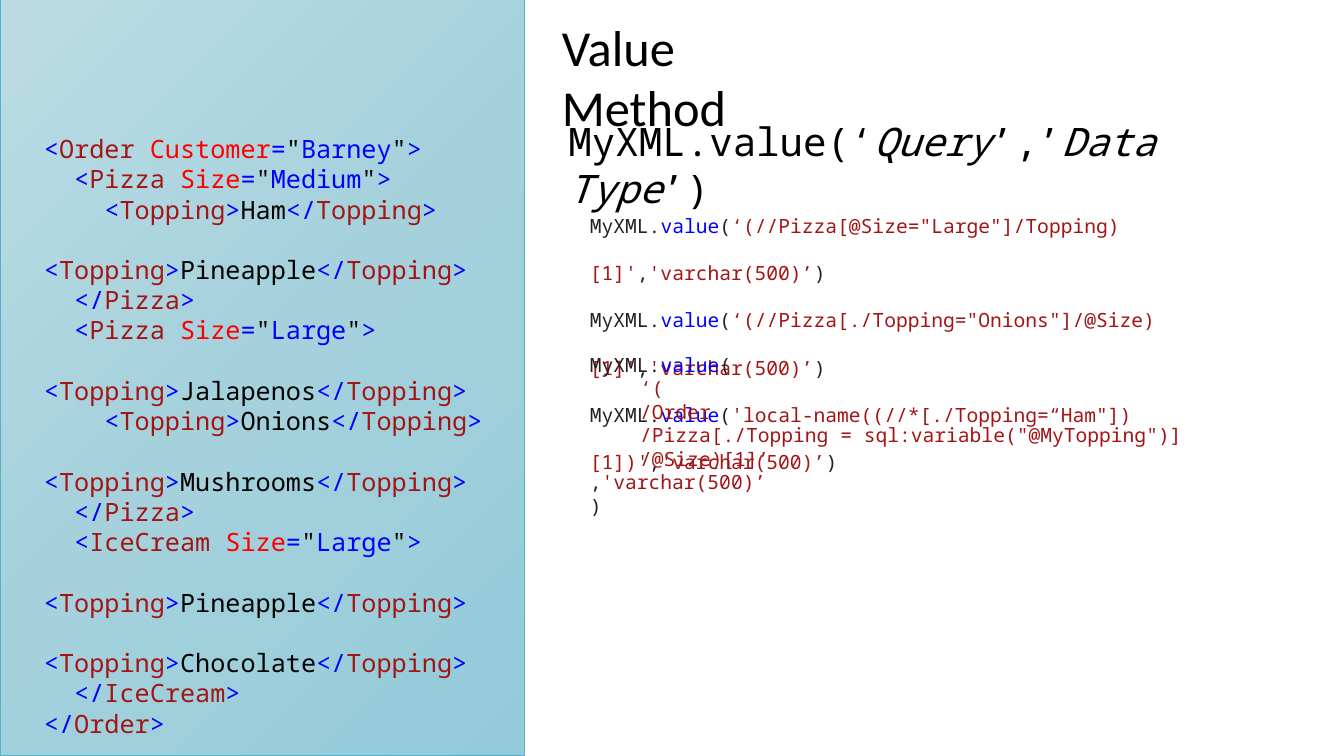
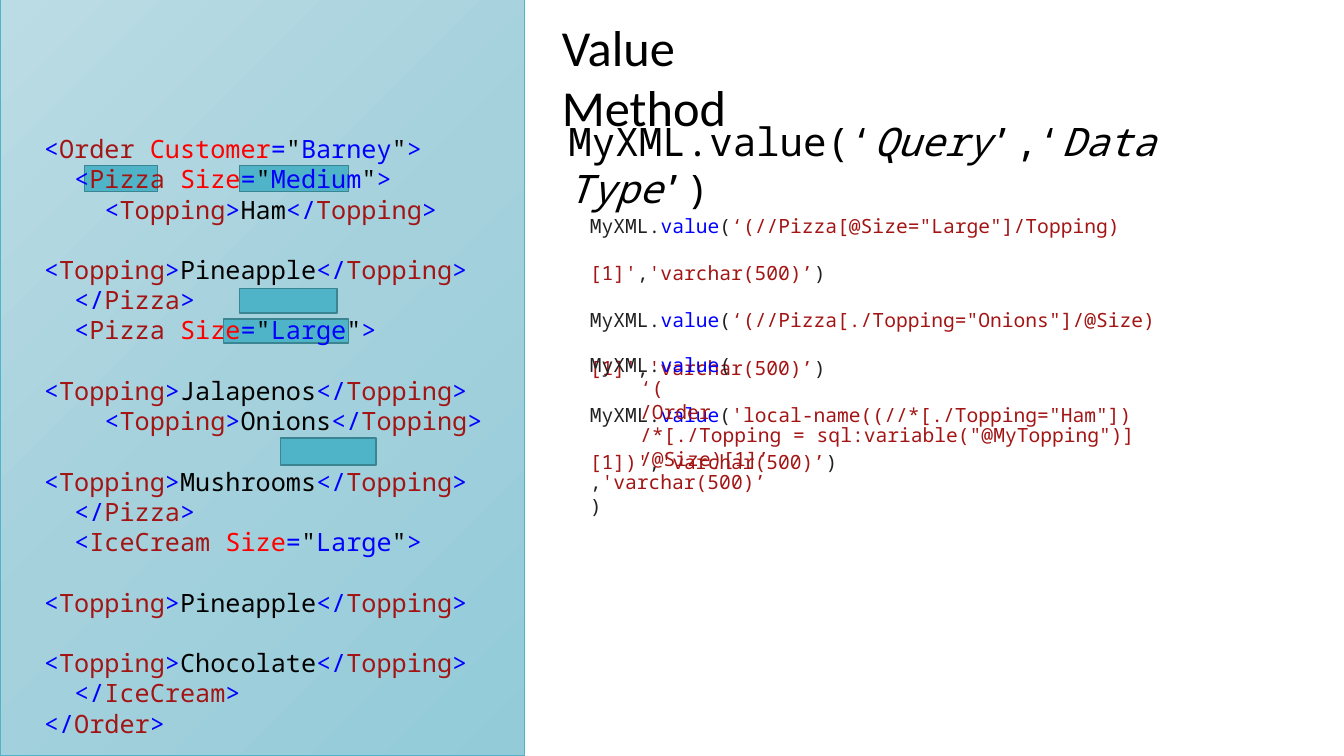
Before and after one commit to BarneyLawrence/XML-Queries-In-SQL-Server, a slide deck: slide 9 of Lightning Talk - An Introduction to Querying XML With T-SQL.pptx. Drawn at 1344x756 pixels with LibreOffice and Linux fonts; fonts in the diff are those of the drawing. Boxes give left, top, right and bottom in pixels: in the first picture for what was removed or moved away, otherwise in the second. Text is boxed around its words. In the diff, an @@ line names an element or a change of style, - is before the commit and + after.

Commit message:
Changes for Data Ceili

```diff
--- a/Lightning Talk - An Introduction to Querying XML With T-SQL.pptx
+++ b/Lightning Talk - An Introduction to Querying XML With T-SQL.pptx
@@ text at (568, 119, 1156, 213): text changed @@
-MyXML.value(‘Query’,’Data Type’)
+MyXML.value(‘Query’,‘Data Type’)
@@ rectangle added at (85, 166, 157, 193), fill #50B4C8, outline #3B8594 1 pt @@
@@ rectangle added at (240, 166, 349, 193), fill #50B4C8, outline #3B8594 1 pt @@
@@ rectangle added at (240, 289, 338, 314), fill #50B4C8, outline #3B8594 1 pt @@
@@ rectangle added at (223, 320, 349, 344), fill #50B4C8, outline #3B8594 1 pt @@
@@ text at (590, 404, 1132, 475): text changed @@
-MyXML.value('local-name((//*[./Topping=“Ham"])[1])','varchar(500)’)
+MyXML.value('local-name((//*[./Topping="Ham"])[1])','varchar(500)’)
@@ rectangle added at (280, 438, 376, 465), fill #50B4C8, outline #3B8594 1 pt @@
@@ text at (640, 424, 1135, 447): text changed @@
-  /Pizza[./Topping = sql:variable("@MyTopping")]
+  /*[./Topping = sql:variable("@MyTopping")]
```
Also in this commit, not shown: 7 other slides changed, 4 slides added, 1 other file.
